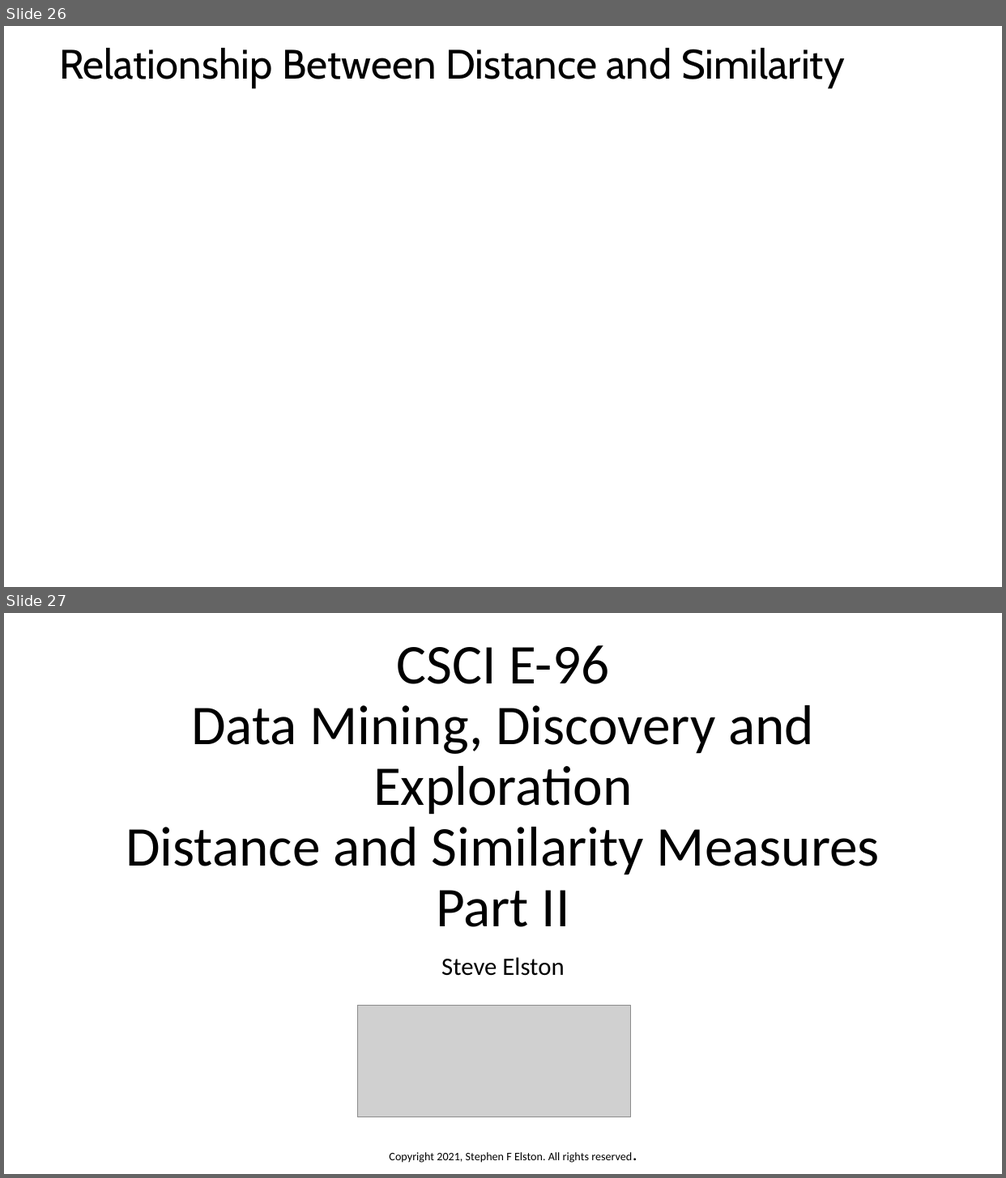
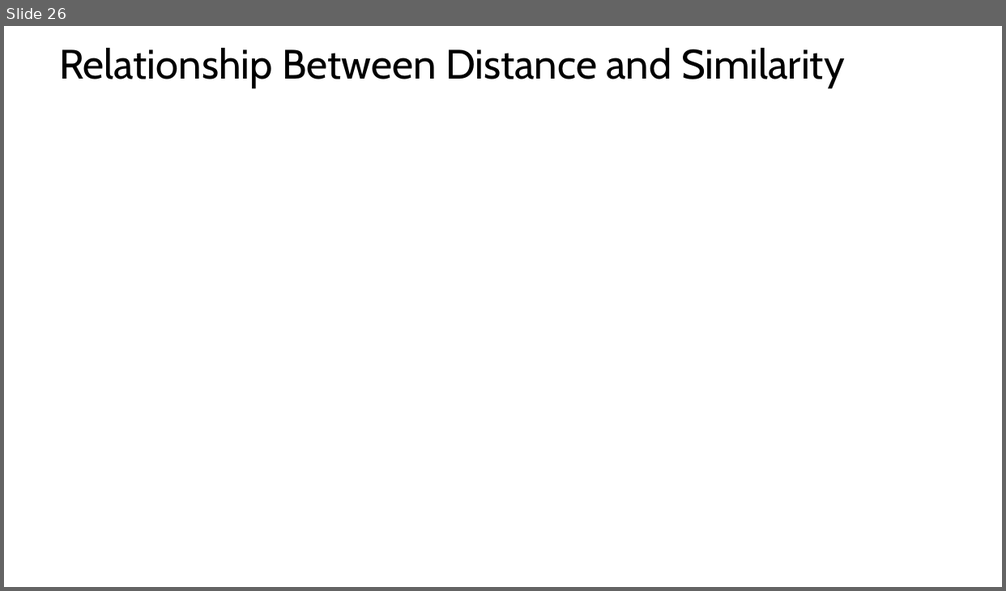
Before and after one commit to StephenElston/CSCI-E-108, a slide deck: slides/4_DistanceAndSimilarityMeasures_Part1.pptx. Shown one above the other, each under a label of ours: slides 26 and 27 before the commit, slide 26 after it. The pictures are 1006x1178 and 1006x591 pixels, drawn with LibreOffice and Linux fonts; fonts in the diff are those of the drawing; grey boxes stand for pictures. Boxes give left, top, right and bottom in pixels: in the first picture for what was removed or moved away, otherwise in the second. Text is boxed around its words. In the diff, an @@ line names an element or a change of style, - is before the commit and + after.

```diff
--- a/slides/4_DistanceAndSimilarityMeasures_Part1.pptx
+++ b/slides/4_DistanceAndSimilarityMeasures_Part1.pptx
@@ slide 27 removed at [4, 613, 1002, 1174], background #FFFFFF @@
@@ title removed at [126, 645, 880, 927] @@
-CSCI E-96
-Data Mining, Discovery and Exploration
-Distance and Similarity Measures
-Part II
@@ subtitle removed at [441, 957, 564, 976] @@
-Steve Elston
@@ picture removed at [357, 1005, 631, 1118] @@
@@ text removed at [389, 1152, 632, 1163] @@
-Copyright 2021, Stephen F Elston. All rights reserved.
```
Also in this commit, not shown: 1 slide changed, 29 other slides removed, 1 other file.
